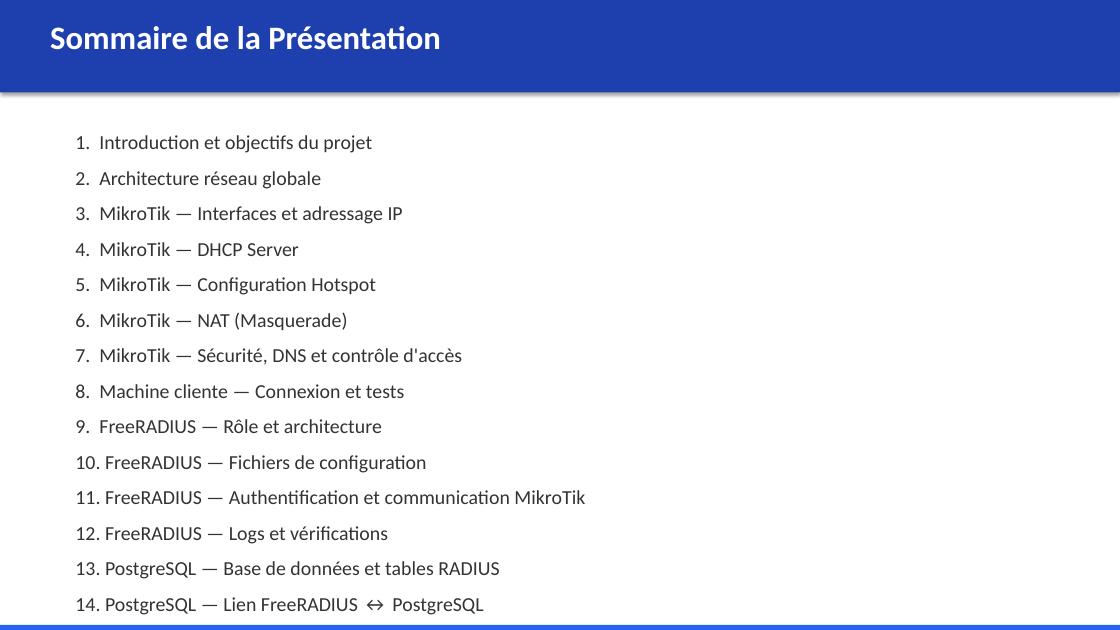
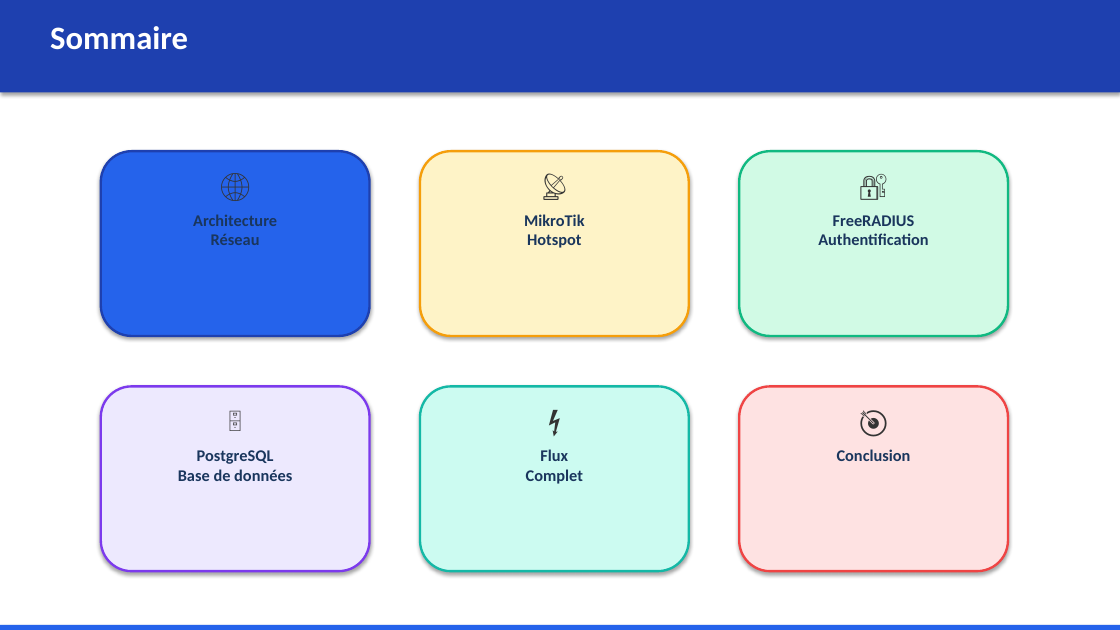
Before and after one commit to Valerdy/captive-portal, a slide deck: slide 2 of Presentation_Portail_Captif_UCAC_ICAM.pptx. Drawn at 1120x630 pixels with LibreOffice and Linux fonts; fonts in the diff are those of the drawing. Boxes give left, top, right and bottom in pixels: in the first picture for what was removed or moved away, otherwise in the second. Text is boxed around its words. In the diff, an @@ line names an element or a change of style, - is before the commit and + after.

```diff
--- a/Presentation_Portail_Captif_UCAC_ICAM.pptx
+++ b/Presentation_Portail_Captif_UCAC_ICAM.pptx
@@ text at (50,26,188,50): text changed @@
-Sommaire de la Présentation
+Sommaire
@@ text removed at (75,135,585,615) @@
-1. Introduction et objectifs du projet
-2. Architecture réseau globale
-3. MikroTik — Interfaces et adressage IP
-4. MikroTik — DHCP Server
-5. MikroTik — Configuration Hotspot
-6. MikroTik — NAT (Masquerade)
-7. MikroTik — Sécurité, DNS et contrôle d'accès
-8. Machine cliente — Connexion et tests
-9. FreeRADIUS — Rôle et architecture
-10. FreeRADIUS — Fichiers de configuration
-11. FreeRADIUS — Authentification et communication MikroTik
-12. FreeRADIUS — Logs et vérifications
-13. PostgreSQL — Base de données et tables RADIUS
-14. PostgreSQL — Lien FreeRADIUS ↔ PostgreSQL
-15. Flux d'authentification complet
-16. Conclusion et résumé final
@@ rounded rectangle added at (101,151,370,336), fill #2563EB, outline #1E40AF 2 pt @@
@@ text added at (101,164,370,206), 24 pt, text #333333 @@
+🌐
@@ rounded rectangle added at (420,151,689,336), fill #FEF3C7, outline #F59E0B 2 pt @@
@@ text added at (420,164,689,206), 24 pt, text #333333 @@
+📡
@@ rounded rectangle added at (739,151,1008,336), fill #D1FAE5, outline #10B981 2 pt @@
@@ text added at (739,164,1008,206), 24 pt, text #333333 @@
+🔐
@@ text added at (193,214,277,245), 14 pt, text #1A365D, bold @@
+Architecture
+Réseau
@@ text added at (524,214,584,248), 14 pt, text #1A365D, bold @@
+MikroTik
+Hotspot
@@ text added at (818,215,928,245), 14 pt, text #1A365D, bold @@
+FreeRADIUS
+Authentification
@@ rounded rectangle added at (101,386,370,571), fill #EDE9FE, outline #7C3AED 2 pt @@
@@ rounded rectangle added at (420,386,689,571), fill #CCFBF1, outline #14B8A6 2 pt @@
@@ rounded rectangle added at (739,386,1008,571), fill #FEE2E2, outline #EF4444 2 pt @@
@@ text added at (101,399,370,441), 24 pt, text #333333 @@
+🗄️
@@ text added at (420,399,689,441), 24 pt, text #333333 @@
+⚡
@@ text added at (739,399,1008,441), 24 pt, text #333333 @@
+🎯
@@ text added at (526,449,583,484), 14 pt, text #1A365D, bold @@
+Flux
+Complet
@@ text added at (837,449,911,461), 14 pt, text #1A365D, bold @@
+Conclusion
@@ text added at (178,450,292,481), 14 pt, text #1A365D, bold @@
+PostgreSQL
+Base de données
```
Also in this commit, not shown: 9 other slides changed, 9 slides added, 23 slides removed, 1 other file.
